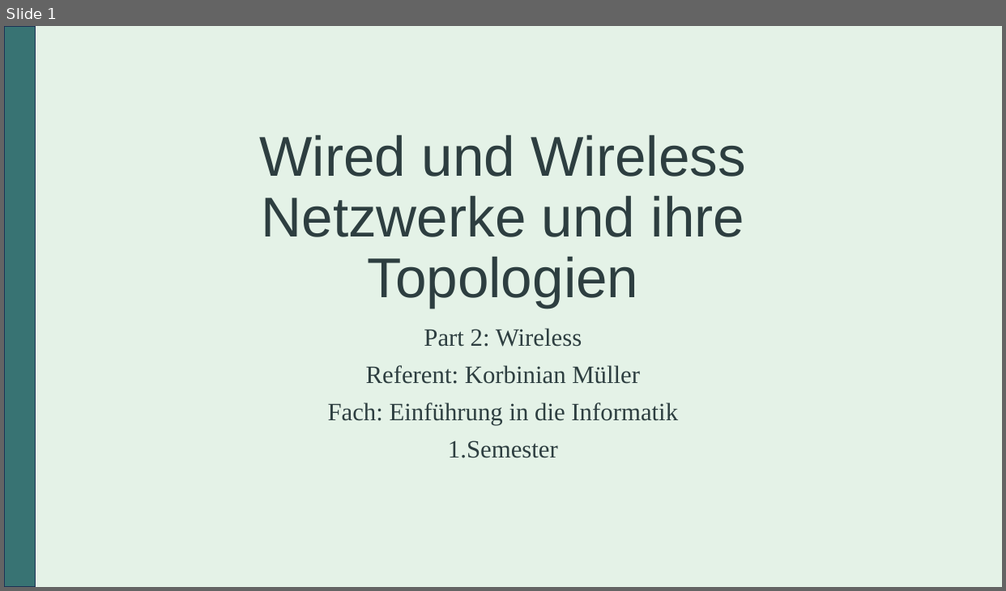
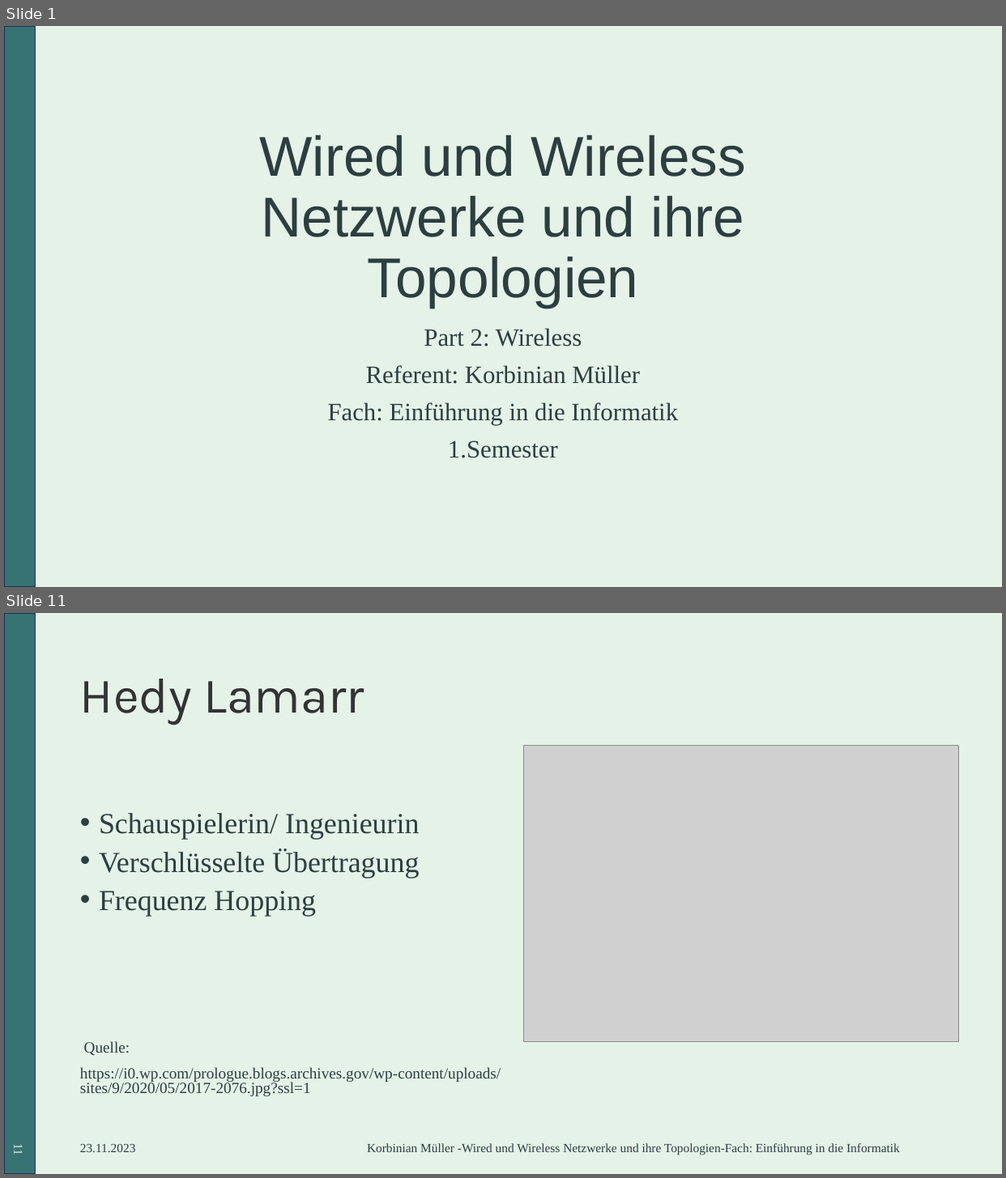
Before and after one commit to SpaRaw/IU_Unterlagen, a slide deck: 1_Semester/Einführung_in_die_Informatik(DSEI)/IU_Präsentation_DSEI.pptx. Shown one above the other, each under a label of ours: slide 1 before the commit, slides 1 and 11 after it; the slides between them are not shown. The pictures are 1006x591 and 1006x1178 pixels, drawn with LibreOffice and Linux fonts; fonts in the diff are those of the drawing; grey boxes stand for pictures. Boxes give left, top, right and bottom in pixels: in the first picture for what was removed or moved away, otherwise in the second. Text is boxed around its words. In the diff, an @@ line names an element or a change of style, - is before the commit and + after.

```diff
--- a/1_Semester/Einführung_in_die_Informatik(DSEI)/IU_Präsentation_DSEI.pptx
+++ b/1_Semester/Einführung_in_die_Informatik(DSEI)/IU_Präsentation_DSEI.pptx
@@ slide 11 added at <box>4,613,1002,1174</box>, background #E4F2E7; not listed: 1 template element that a slide beside it also shows @@
@@ title added at <box>80,679,364,725</box>, 48 pt, text #333333 @@
+Hedy Lamarr
@@ picture added at <box>524,746,959,1041</box> @@
@@ text added at <box>80,813,501,1097</box>, 15 pt, text #2D3E40 @@
+• Schauspielerin/ Ingenieurin
+• Verschlüsselte Übertragung
+• Frequenz Hopping
+Quelle:
+https://i0.wp.com/prologue.blogs.archives.gov/wp-content/uploads/sites/9/2020/05/2017-2076.jpg?ssl=1
@@ page number added at <box>11,1144,25,1155</box>, 12 pt, text #E4F2E7 @@
+11
@@ text added at <box>80,1144,136,1152</box>, 12 pt, text #2D3E40 @@
+23.11.2023
@@ text added at <box>367,1144,900,1156</box>, 12 pt, text #2D3E40 @@
+Korbinian Müller -Wired und Wireless Netzwerke und ihre Topologien-Fach: Einführung in die Informatik
```
Also in this commit, not shown: 2 slides changed, 11 other slides added, 5 other files.
